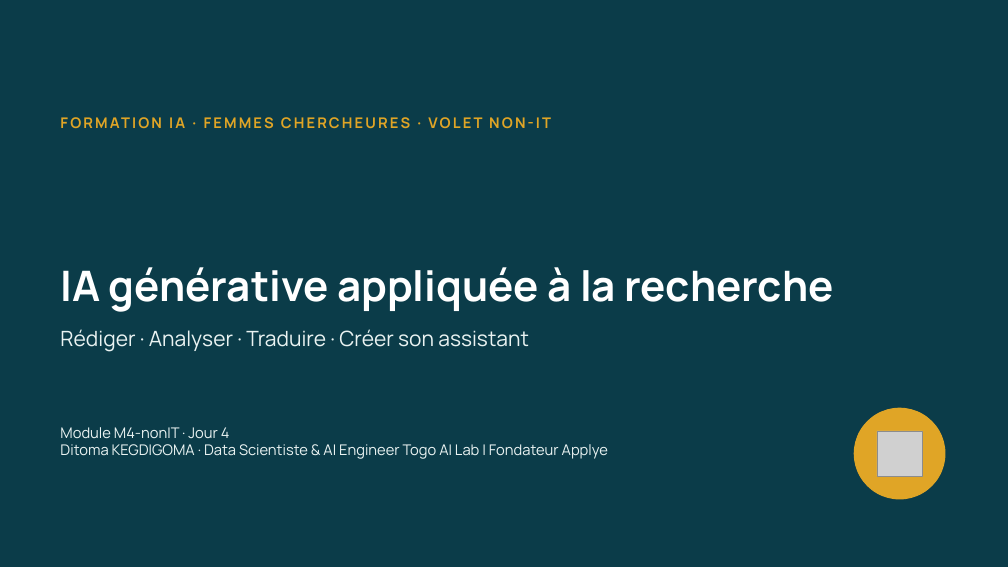
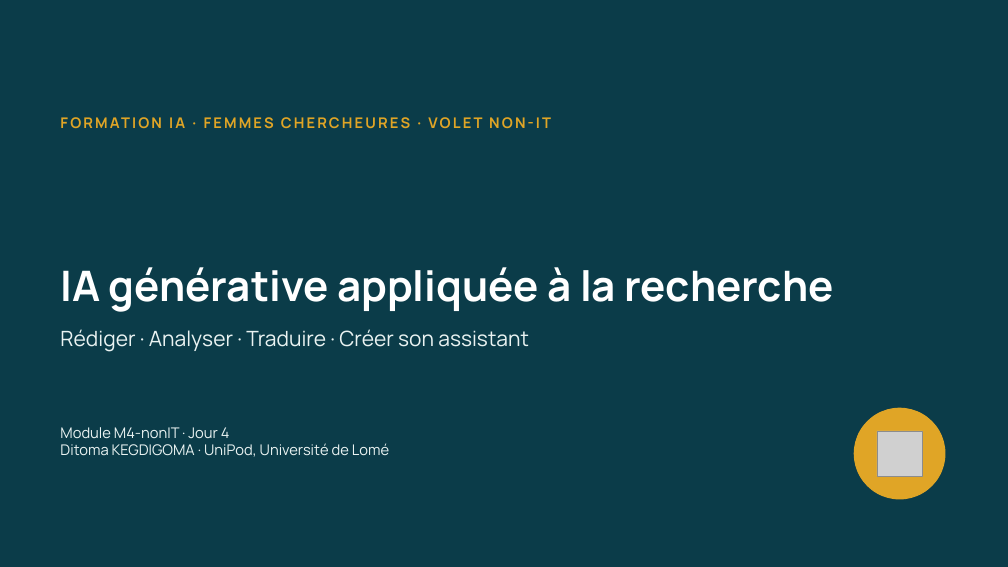
Before and after one commit to Amevi-isi/formation-chercheur-univ, a slide deck: slide 1 of module4_nonIT/M4-nonIT_IA_generative_appliquee.pptx. Drawn at 1008x567 pixels with LibreOffice and Linux fonts; fonts in the diff are those of the drawing; grey boxes stand for pictures. Boxes give left, top, right and bottom in pixels: in the first picture for what was removed or moved away, otherwise in the second. Text is boxed around its words. In the diff, an @@ line names an element or a change of style, - is before the commit and + after.

```diff
--- a/module4_nonIT/M4-nonIT_IA_generative_appliquee.pptx
+++ b/module4_nonIT/M4-nonIT_IA_generative_appliquee.pptx
@@ text at <box>60,443,389,457</box>: text changed @@
-Ditoma KEGDIGOMA · Data Scientiste & AI Engineer Togo AI Lab | Fondateur Applye
+Ditoma KEGDIGOMA · UniPod, Université de Lomé
```
Also in this commit, not shown: 14 other slides changed, 7 slides added, 6 other files.
